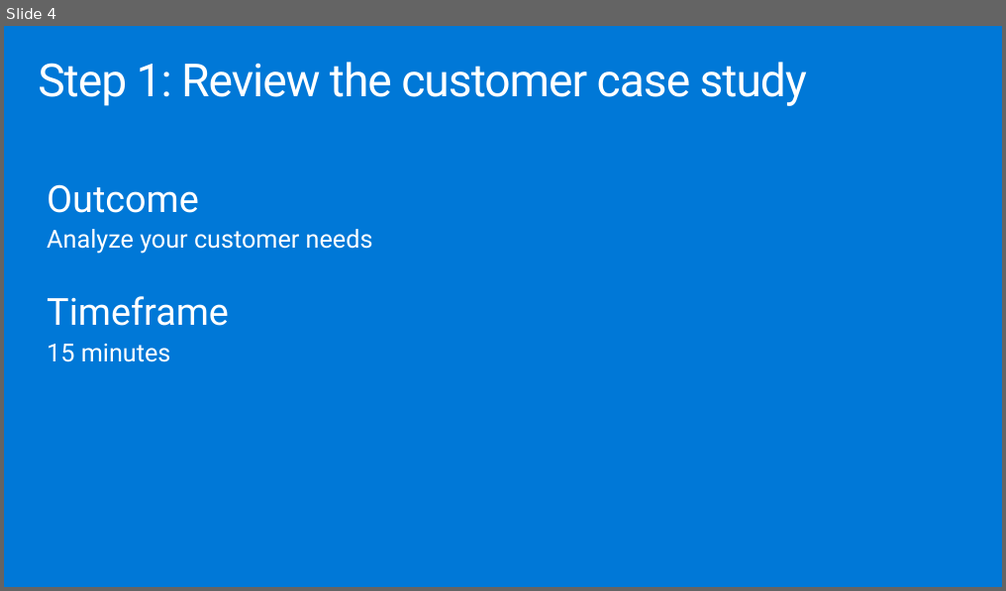
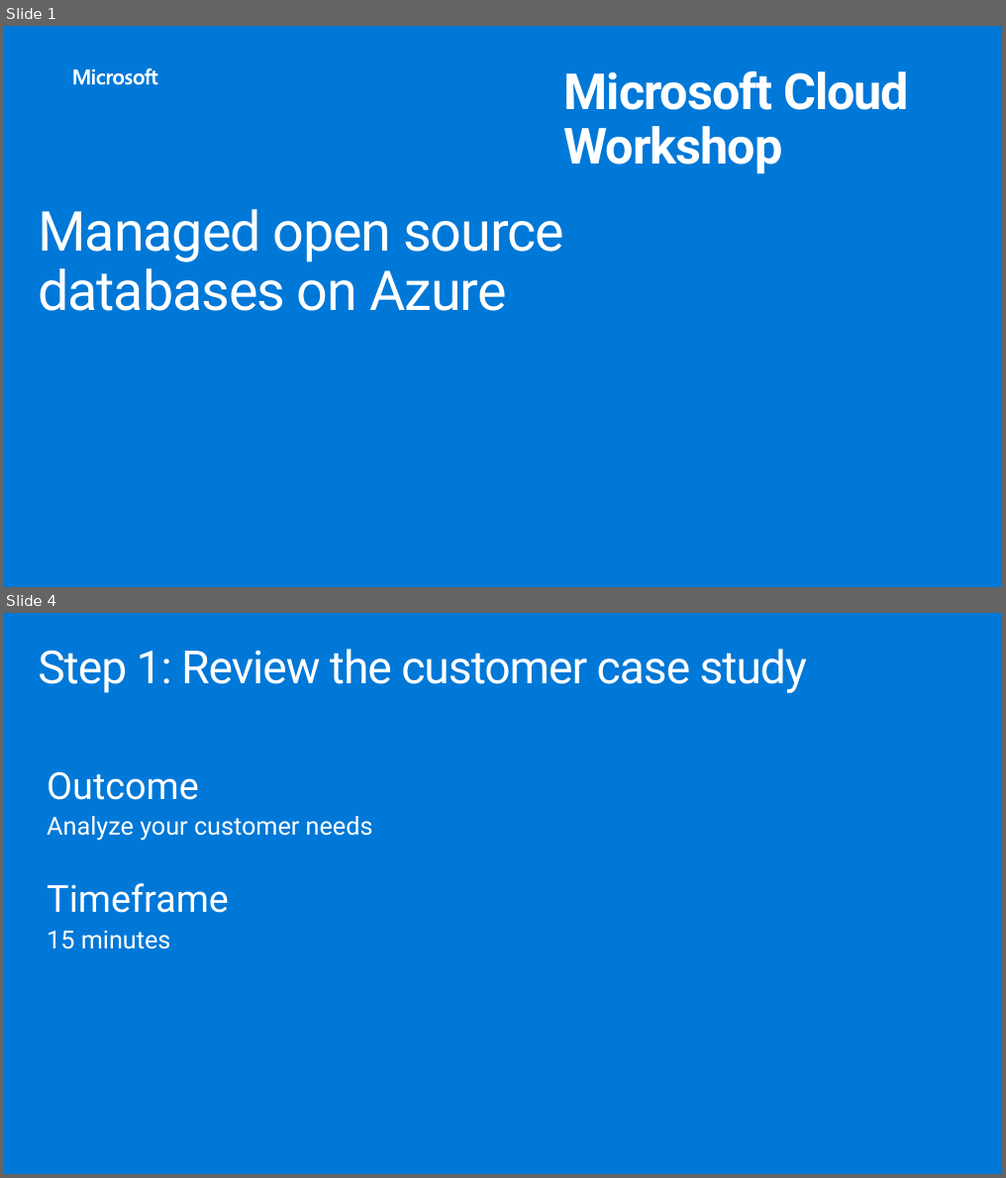
Before and after one commit to solliancenet/MCW-Managed-open-source-databases-on-Azure, a slide deck: Whiteboard design session/WDS trainer presentation - Managed open source databases on Azure.pptx. Shown one above the other, each under a label of ours: slide 4 before the commit, slides 1 and 4 after it; the slides between them are not shown. The pictures are 1006x591 and 1006x1178 pixels, drawn with LibreOffice and Linux fonts; fonts in the diff are those of the drawing; background and template pictures are left out. Boxes give left, top, right and bottom in pixels: in the first picture for what was removed or moved away, otherwise in the second. Text is boxed around its words. In the diff, an @@ line names an element or a change of style, - is before the commit and + after.

```diff
--- a/Whiteboard design session/WDS trainer presentation - Managed open source databases on Azure.pptx
+++ b/Whiteboard design session/WDS trainer presentation - Managed open source databases on Azure.pptx
@@ slide 1 added at bbox=[4, 26, 1002, 587], background #0078D7 @@
@@ freeform shape added at bbox=[73, 69, 157, 85], fill #FFFFFF @@
@@ text added at bbox=[564, 71, 909, 174], 48 pt, text #FFFFFF, bold @@
+Microsoft Cloud Workshop
@@ title added at bbox=[38, 209, 564, 311], 52.9 pt, text #FFFFFF @@
+Managed open source databases on Azure
```
Also in this commit, not shown: 5 other slides added, 3 slides removed, 1 other file.
